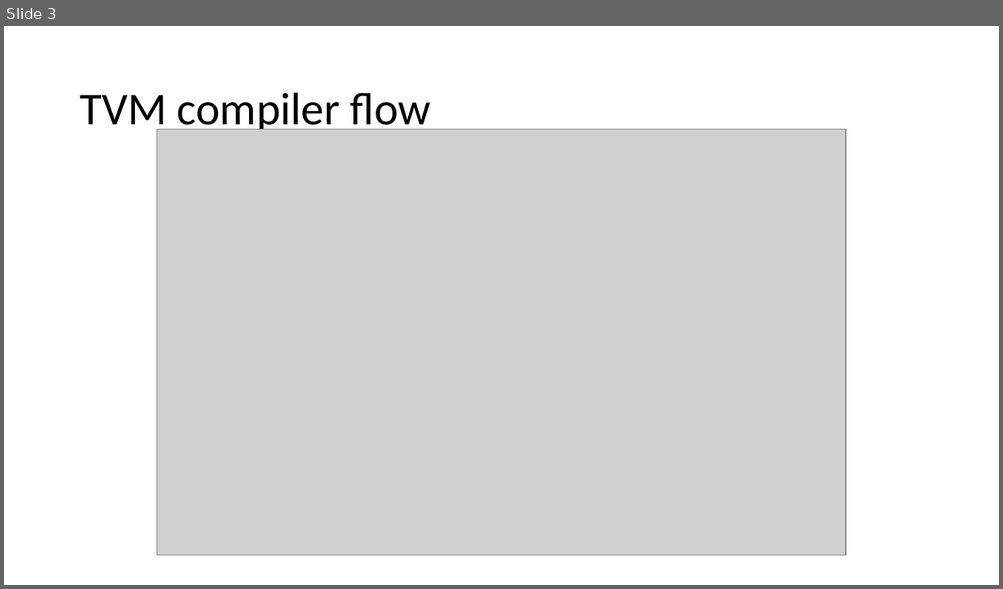
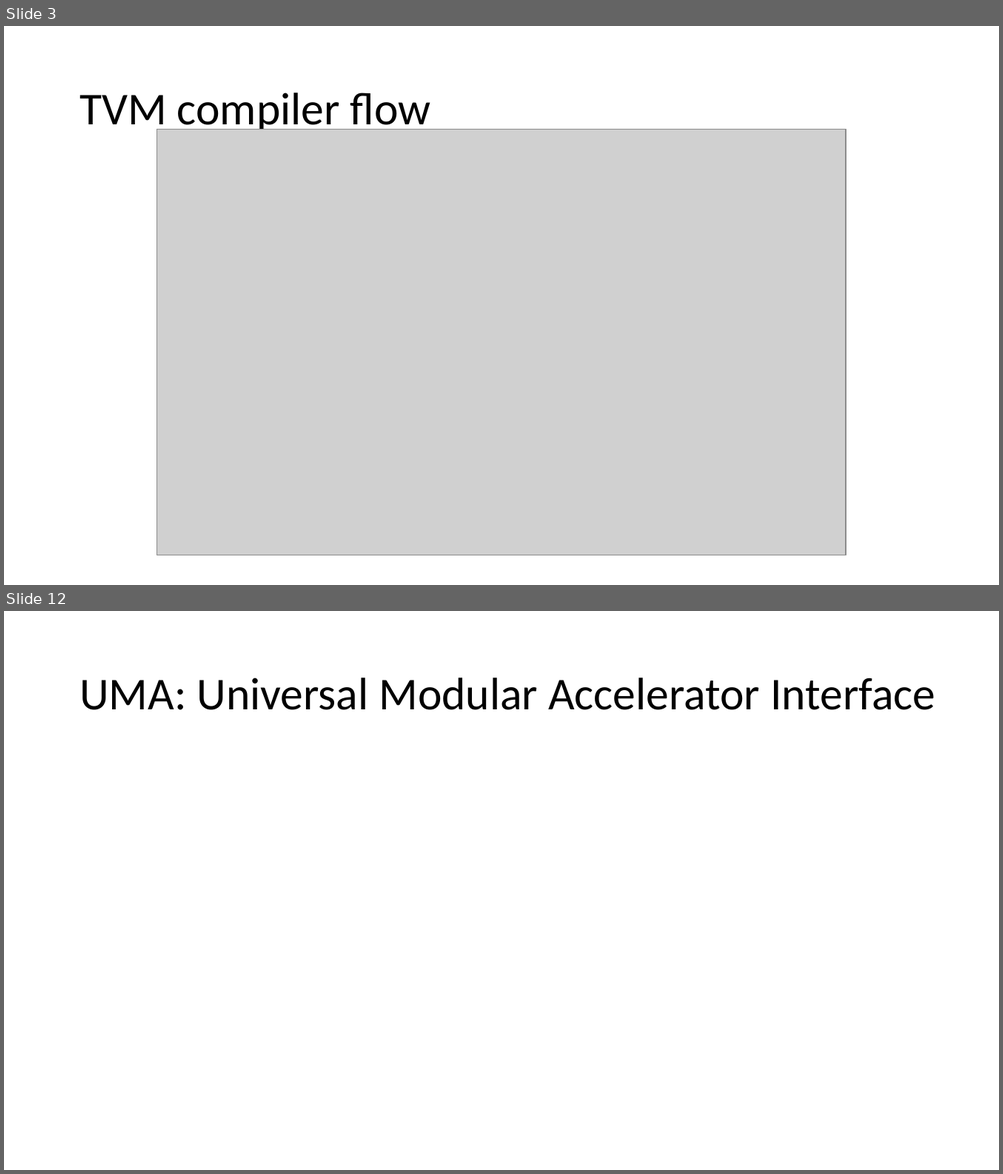
Before and after one commit to hoangtv2000/Notes, a slide deck: TVM.pptx. Shown one above the other, each under a label of ours: slide 3 before the commit, slides 3 and 12 after it; the slides between them are not shown. The pictures are 1003x589 and 1003x1174 pixels, drawn with LibreOffice and Linux fonts; fonts in the diff are those of the drawing; grey boxes stand for pictures. Boxes give left, top, right and bottom in pixels: in the first picture for what was removed or moved away, otherwise in the second. Text is boxed around its words. In the diff, an @@ line names an element or a change of style, - is before the commit and + after.

```diff
--- a/TVM.pptx
+++ b/TVM.pptx
@@ slide 12 added at bbox=[4, 611, 999, 1170], background #FFFFFF @@
@@ title added at bbox=[79, 678, 935, 710], 44 pt, text #000000 @@
+UMA: Universal Modular Accelerator Interface
```
Also in this commit, not shown: 5 slides changed, 4 other slides added, 1 slide removed.
